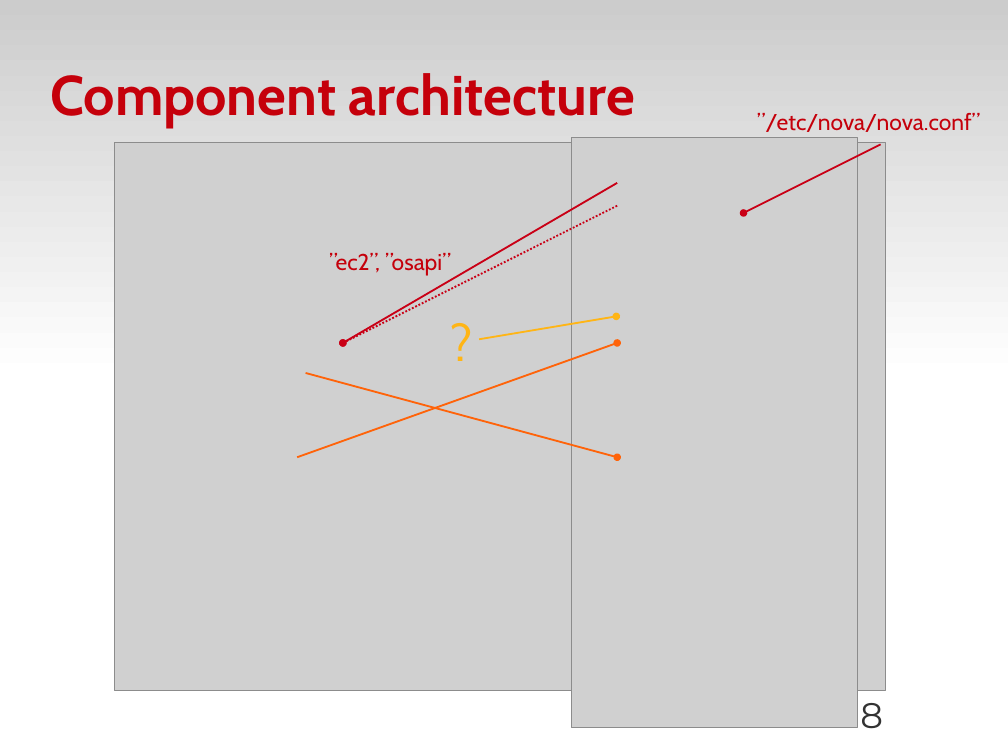
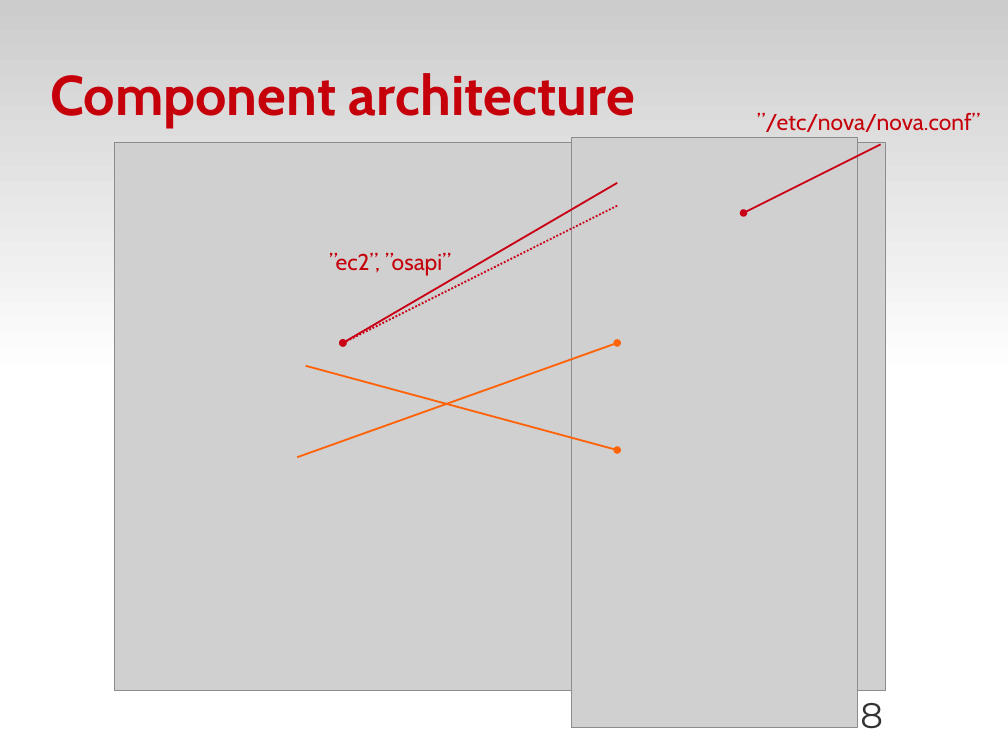
Before and after one commit to zyluo/talk-COSUG-2012, a slide deck: slide 8 of COSUG-2012-LZY.odp. Drawn at 1008x756 pixels with LibreOffice and Linux fonts; fonts in the diff are those of the drawing; grey boxes stand for pictures; background and template pictures are left out. Boxes give left, top, right and bottom in pixels: in the first picture for what was removed or moved away, otherwise in the second. Text is boxed around its words. In the diff, an @@ line names an element or a change of style, - is before the commit and + after.

```diff
--- a/COSUG-2012-LZY.odp
+++ b/COSUG-2012-LZY.odp
@@ text removed at [442,306,493,385] @@
-?
@@ arrow removed from (479, 339) to (617, 316) @@
@@ arrow moved from (617, 457) - (306, 373) to (617, 450) - (306, 366) @@
```
Also in this commit, not shown: 9 other slides changed.
